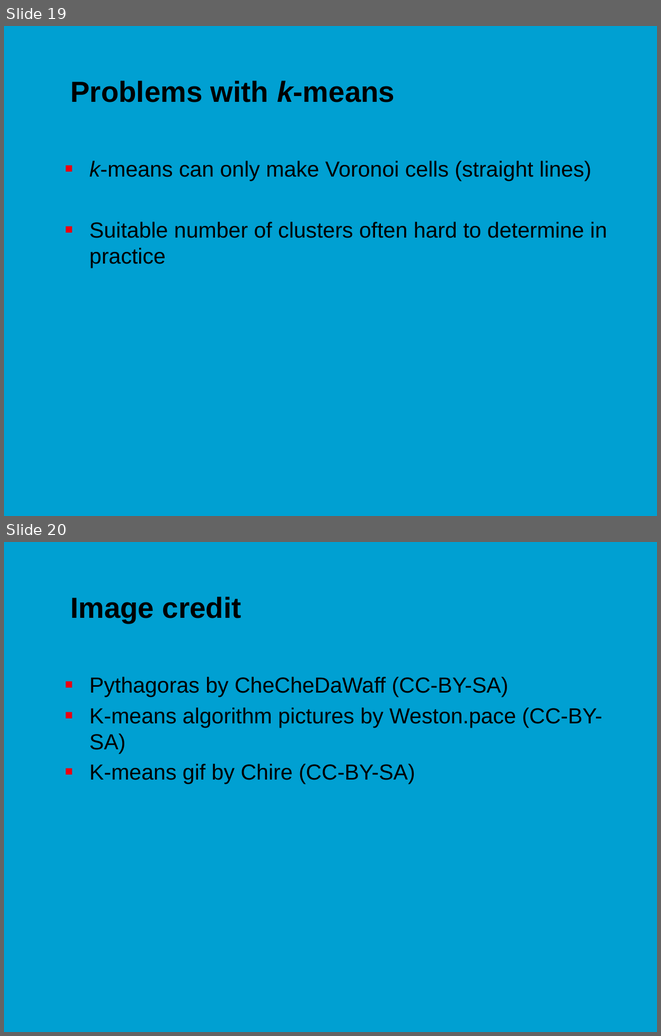
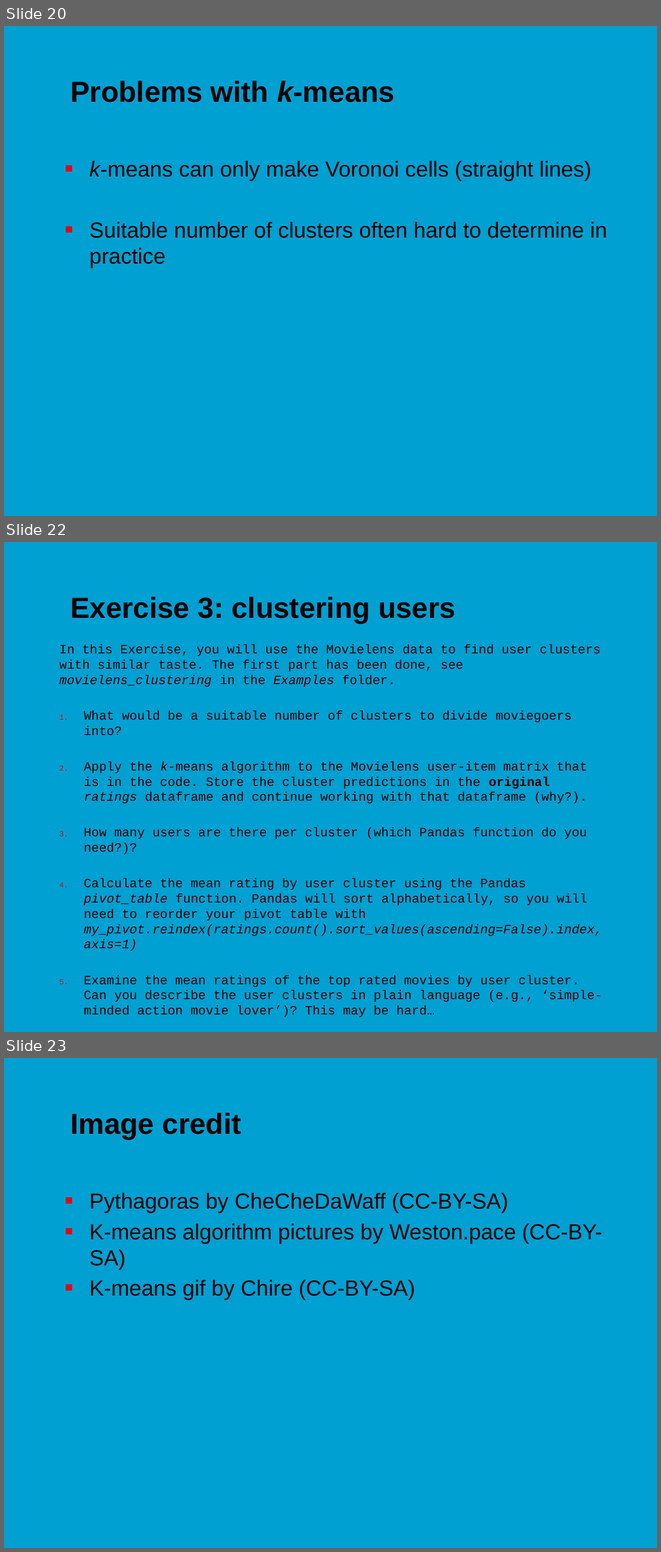
Before and after one commit to jonasmoons/data-driven-learning, a slide deck: slides/ddl-w7l1.pptx. Shown one above the other, each under a label of ours: slides 19 and 20 before the commit, slides 20, 22 and 23 after it; the slides between them are not shown. The pictures are 661x1036 and 661x1552 pixels, drawn with LibreOffice and Linux fonts; fonts in the diff are those of the drawing; background and template pictures are left out. Boxes give left, top, right and bottom in pixels: in the first picture for what was removed or moved away, otherwise in the second. Text is boxed around its words. In the diff, an @@ line names an element or a change of style, - is before the commit and + after.

```diff
--- a/slides/ddl-w7l1.pptx
+++ b/slides/ddl-w7l1.pptx
@@ slide 22 added at (4, 542, 657, 1032), background picture (left out) @@
@@ title added at (70, 597, 456, 623), 32 pt, text #000000, bold @@
+Exercise 3: clustering users
@@ text added at (59, 644, 602, 1017), 14 pt, text #000000 @@
+In this Exercise, you will use the Movielens data to find user clusters with similar taste. The first part has been done, see movielens_clustering in the Examples folder.
+1. What would be a suitable number of clusters to divide moviegoers into?
+2. Apply the k-means algorithm to the Movielens user-item matrix that is in the code. Store the cluster predictions in the original ratings dataframe and continue working with that dataframe (why?).
+3. How many users are there per cluster (which Pandas function do you need?)?
+4. Calculate the mean rating by user cluster using the Pandas pivot_table function. Pandas will sort alphabetically, so you will need to reorder your pivot table with my_pivot.reindex(ratings.count().sort_values(ascending=False).index, axis=1)
+5. Examine the mean ratings of the top rated movies by user cluster. Can you describe the user clusters in plain language (e.g., ‘simple-minded action movie lover’)? This may be hard…
@@ what was slide 19 is now slide 20 @@
@@ what was slide 20 is now slide 23 @@
```
Also in this commit, not shown: 2 other slides added, 1 other file.
